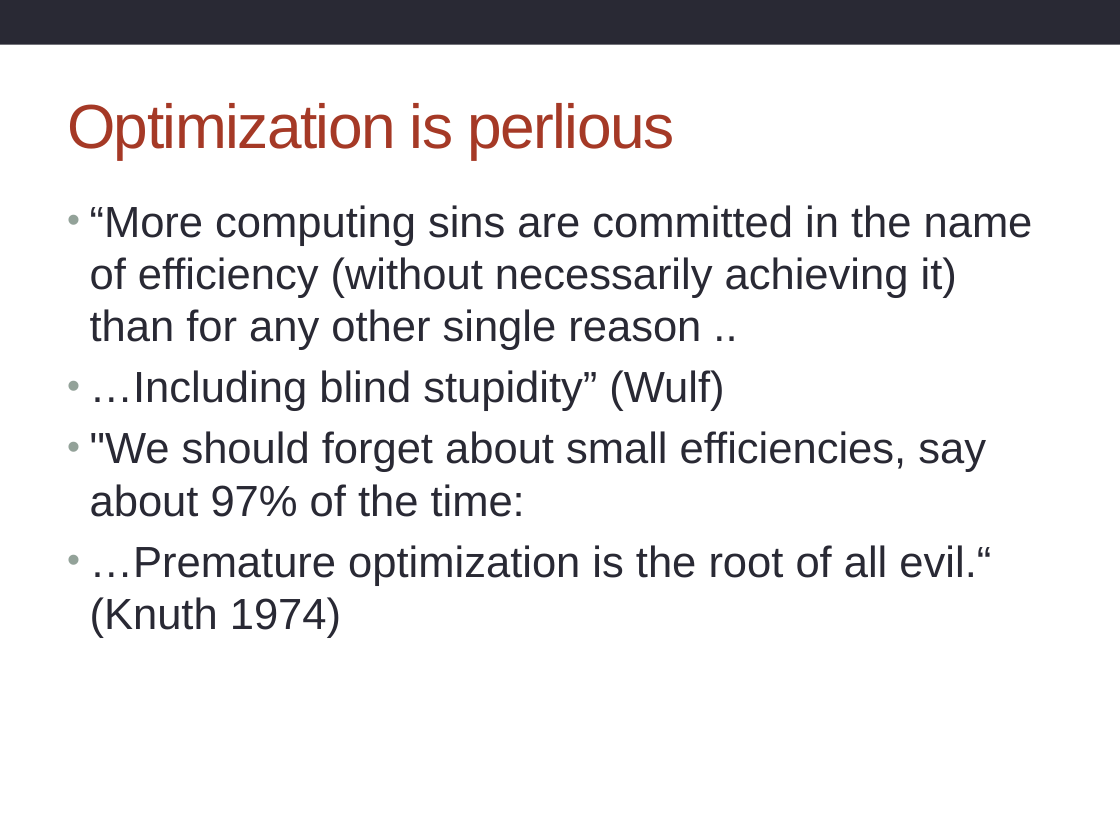
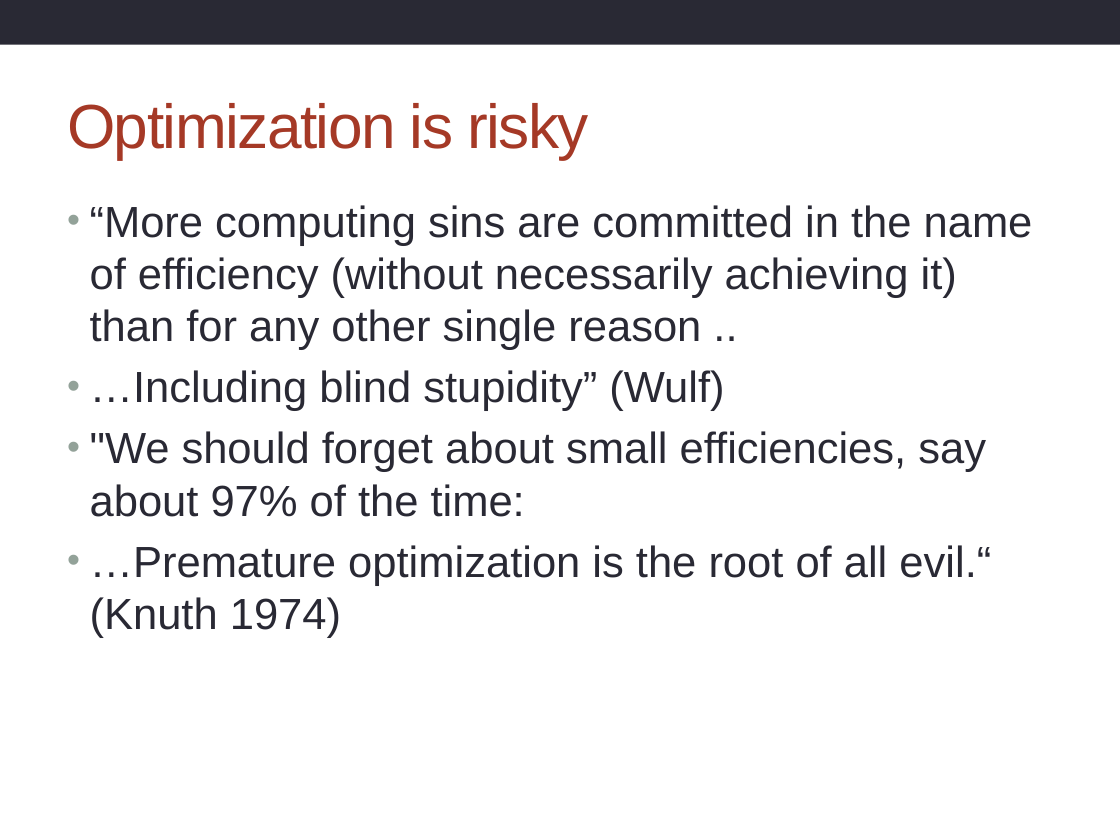
Before and after one commit to supa-uk/2014-12-11-ugsupa, a slide deck: slide 7 of archer/Introduction.pptx. Drawn at 1120x840 pixels with LibreOffice and Linux fonts; fonts in the diff are those of the drawing; background and template pictures are left out. Boxes give left, top, right and bottom in pixels: in the first picture for what was removed or moved away, otherwise in the second. Text is boxed around its words. In the diff, an @@ line names an element or a change of style, - is before the commit and + after.

```diff
--- a/archer/Introduction.pptx
+++ b/archer/Introduction.pptx
@@ title at <box>67,103,589,159</box>: text changed @@
-Optimization is perlious
+Optimization is risky
```
Also in this commit, not shown: 3 other slides changed, 2 slides added, 3 slides removed, 1 other file.
